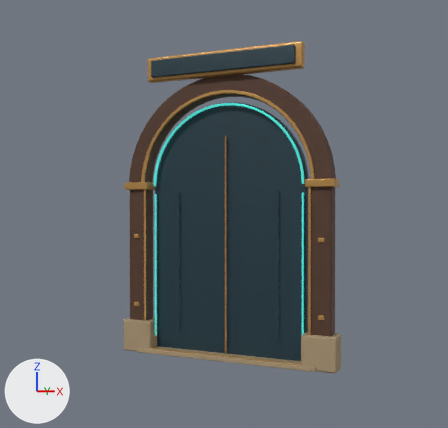
What one commit did to the Blender file art/compaii-house/redesign/foyer-portal.blend.
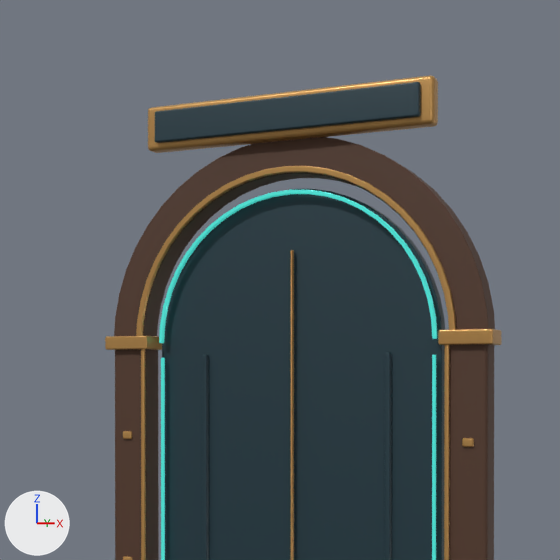
Each version is shown from the file's camera 'Camera', then close up on the part from 15% to 83% of the width and 0% to 71% of the height. Lighting does not change. The marker at lower left points along +X, +Y and +Z. The first two pictures are the older version.

The first close-up shows 'Blue inset reed.001', 'Brass crown inlay', 'Brass edge bead', 'Brass edge bead.001', 'Bronze title frame', 'Enamel lantern face', 'Etched center seam', 'Oak crown', 'Oak pilaster', 'Oak pilaster.001', 'Teal inset arch', 'Title enamel plate' and 7 more.
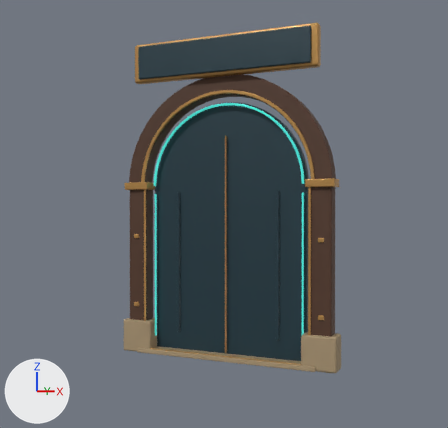
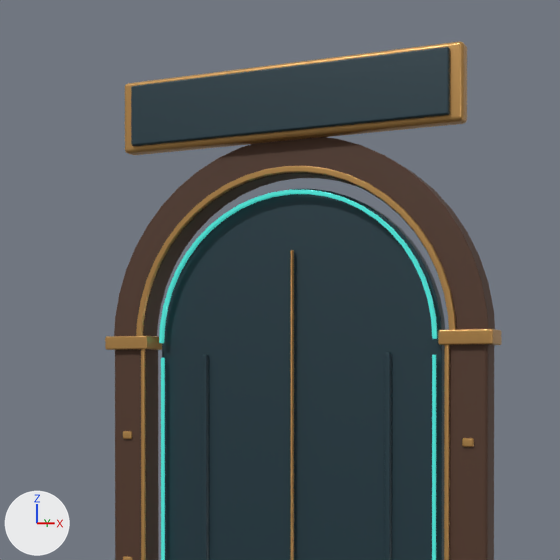
Changed parts and their boxes [x1, y1, x2, y2] in the close-ups (560 x 560 px):
'Title enamel plate', moved, rescaled (20% wider, 61% taller): before [155, 82, 421, 143]; after [131, 47, 450, 146]
'Bronze title frame', mesh rescaled, moved (18% wider, 46% taller): before [148, 75, 438, 153]; after [125, 41, 467, 155]

The edits, one by one:
me_cube_019 is used by ob_bronze_title_frame; location (0.0, -0.487, 3.21).
me_cube_019 had 8 vertices, 6 faces and spanned x -0.88..0.88, y -0.05..0.05, z -0.13..0.13.
me_cube_019 now has 8 vertices, 6 faces and spans x -1.04..1.04, y -0.05..0.05, z -0.21..0.21.
me_cube_019 part 1: the whole mesh is scaled about its middle by (1.18, 1, 1.62).
me_cube_020 is used by ob_title_enamel_plate; location (0.0, -0.551, 3.21).
me_cube_020 had 8 vertices, 6 faces and spanned x -0.81..0.81, y -0.02..0.02, z -0.09..0.09.
me_cube_020 now has 8 vertices, 6 faces and spans x -0.97..0.97, y -0.02..0.02, z -0.18..0.18.
me_cube_020 part 2: the whole mesh is scaled about its middle by (1.2, 1, 1.95).
Object 'Bronze title frame' (ob_bronze_title_frame) moves from (0.0, -0.487, 3.21) to (0.0, -0.487, 3.29).
Object 'Title enamel plate' (ob_title_enamel_plate) moves from (0.0, -0.551, 3.21) to (0.0, -0.551, 3.29).
